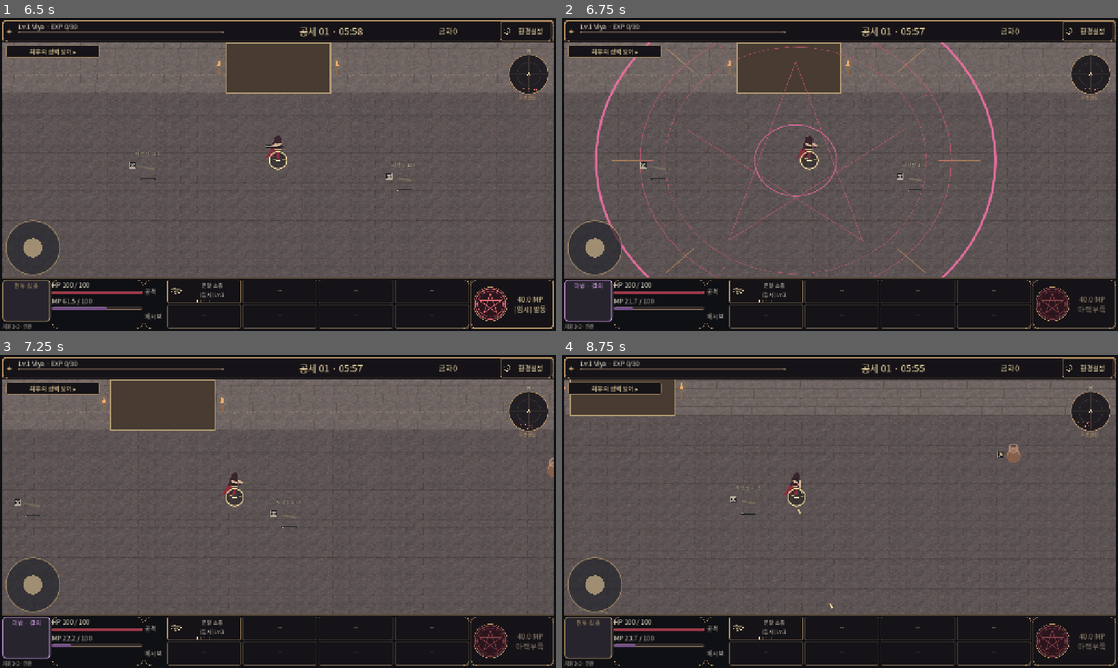
Above: before the commit, frames 1-4 (two rows, left to right).
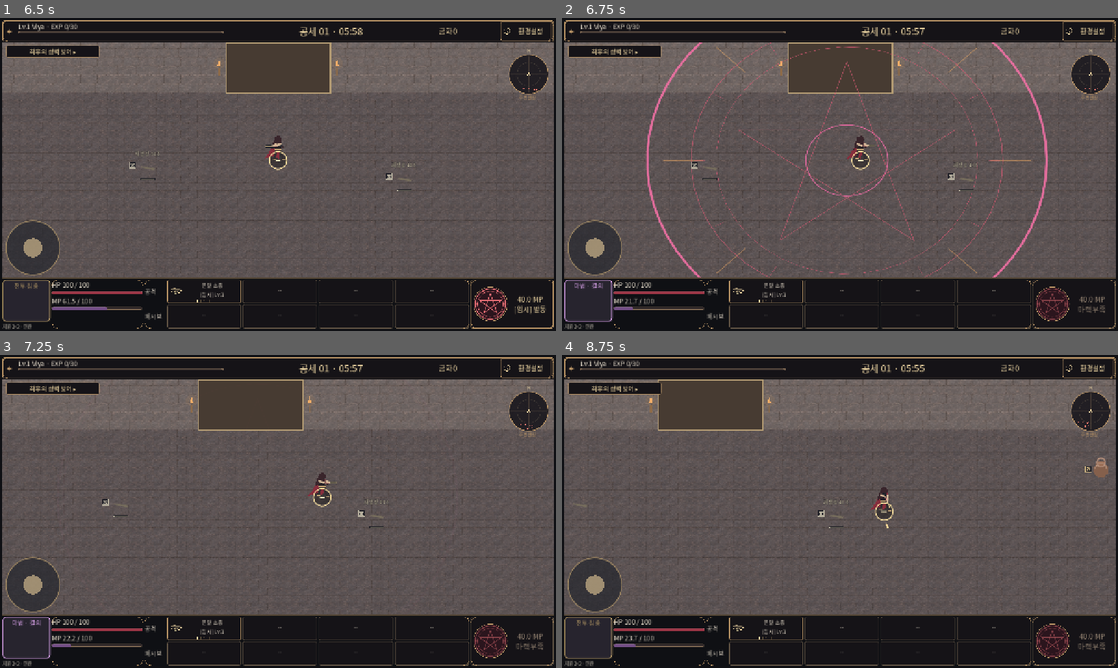
Above: after the commit, the same moments.

Repository: dldlfah/Viya
Game: Godot game, scene res://scenes/main.tscn
Same seed, same stepped clock (60 frames per second), same inputs: the game is played once before the commit and once after it.
Inputs (mouse positions are in pixels of both pictures, inside the frame that each line leads up to):
- Up to frame 1 (6.5 s): click "환경설정" at 0.5 s; click "출격" at 1.25 s; click "선택한 전장으로 출격" at 2 s; click "연발 소총 [임시] Lv.1" at 2.75 s; click "닫기 · 이전 화면으로" at 3.5 s; click "40.0 MP [임시] 발동" at 4.25 s; click "최후의 성벽 방어 ▸" at 5 s; click "닫기 · 전투로" at 5.75 s
- Up to frame 2 (6.75 s): tap Enter at 6.5 s; move the mouse to (962, 158) at 6.52 s; hold D from 6.53 s (still down); tap F at 6.6 s; click (962, 158) at 6.67 s
- Up to frame 3 (7.25 s): keep holding D
- Up to frame 4 (8.75 s): release D at 7.25 s; drag from (728, 527) to (812, 574) at 7.27 s; move the mouse to (895, 442) at 8.02 s; hold D from 8.03 s (still down); tap F at 8.1 s; click (895, 442) at 8.17 s

Frame 1 is identical in both runs. In frame 2, 7.9% of the frame differs, in the area x 0-100%, y 7-83%; in frame 3, 6.3%; in frame 4, 6.4%.

Commit message:
fix: replace forward camera lead with stable dead-zone tracking [skip ci]

Diff:
--- a/scripts/combat/battle_view.gd
+++ b/scripts/combat/battle_view.gd
@@ -33,7 +33,7 @@
 	return camera.guard_size(size)
 
 func advance_camera(delta: float, displacement: Vector2, active: bool) -> void:
-	camera.advance(simulation.run_id,displacement,delta,active)
+	camera.advance(simulation,size,displacement,delta,active)
 
 func world_to_screen(at: Vector2) -> Vector2:
 	return BattleProjection.world_to_screen(at,camera_center(),size) if high_angle else at-camera_center()+size*.5
--- a/scripts/combat/combat_camera.gd
+++ b/scripts/combat/combat_camera.gd
@@ -1,29 +1,58 @@
 extends RefCounted
-## Reconstructible presentation only. A fixed spawn envelope covers every lead
-## position, so smoothing history is never an unsaved gameplay/RNG input.
+## Presentation only: hold the view inside a central dead zone, never anticipate
+## movement or drift after release. The published spawn envelope stays unchanged.
 const Ground=preload("res://scripts/combat/battle_projection.gd")
-const LEAD_FRACTION := .08
+const DEADZONE_FRACTION := .06
+const MAX_OFFSET_FRACTION := .08
 const RESPONSE := 6.0
-var offset := Vector2.ZERO # Fraction of the projected viewport, bounded by8%.
+var offset := Vector2.ZERO # Normalized presentation lag, bounded per axis.
 var run_id: String = ""
+var _player := Vector2.ZERO
+var _viewport := Vector2.ZERO
+var _initialized:bool=false
 
 func reset(id: String="") -> void:
 	offset=Vector2.ZERO
 	run_id=id
+	_initialized=false
+	_viewport=Vector2.ZERO
 
-func advance(id: String, displacement: Vector2, delta: float, active: bool) -> void:
-	if id!=run_id:reset(id)
-	if not active or not is_finite(delta) or delta<=0:return
-	var direction:=Vector2(displacement.x,displacement.y*Ground.GROUND_Y)
-	var target:=direction.normalized()*LEAD_FRACTION if direction.length_squared()>.0001 else Vector2.ZERO
-	offset=offset.lerp(target,1.0-exp(-RESPONSE*minf(delta,.05)))
-	if offset.length_squared()<.00000001:offset=Vector2.ZERO
+func advance(state,viewport:Vector2,displacement:Vector2,delta:float,active:bool) -> void:
+	if state.run_id!=run_id or (_initialized and viewport!=_viewport):reset(state.run_id)
+	if not is_finite(delta) or delta<=0 or not displacement.is_finite() or not viewport.is_finite() or viewport.x<=0 or viewport.y<=0:return
+	var extent:Vector2=Ground.world_view_size(viewport)
+	if not _initialized:
+		if not active:return
+		_player=state.player-displacement
+		_viewport=viewport
+		_initialized=true
+	if (state.player-_player-displacement).length_squared()>.01:
+		# An unobserved teleport/restore is rebuilt neutrally, never swept across the map.
+		offset=Vector2.ZERO
+		_player=state.player
+		return
+	var previous:Vector2=_player+offset*extent
+	_player=state.player
+	if displacement.is_zero_approx():return
+	if not active:
+		# A final movement step may open a choice/pause. Remember it without
+		# introducing a recenter jump when explicit Continue resumes the run.
+		offset=((previous-state.player)/extent).clamp(-Vector2.ONE*MAX_OFFSET_FRACTION,Vector2.ONE*MAX_OFFSET_FRACTION)
+		return
+	var radius:Vector2=extent*DEADZONE_FRACTION
+	var target:Vector2=state.player-(state.player-previous).clamp(-radius,radius)
+	var motion:Vector2=(target-previous)*(1.0-exp(-RESPONSE*minf(delta,.05)))
+	for axis in range(2):
+		# Reversing or slowing down cannot keep panning in the old direction,
+		# or make the background move faster than the actual player displacement.
+		motion[axis]=clampf(motion[axis],-absf(displacement[axis]),absf(displacement[axis])) if motion[axis]*displacement[axis]>0 else 0.0
+	offset=((previous+motion-state.player)/extent).clamp(-Vector2.ONE*MAX_OFFSET_FRACTION,Vector2.ONE*MAX_OFFSET_FRACTION)
 
 static func guard_size(viewport: Vector2) -> Vector2:
-	return Ground.world_view_size(viewport)*(1.0+2.0*LEAD_FRACTION)
+	return Ground.world_view_size(viewport)*(1.0+2.0*MAX_OFFSET_FRACTION)
 
 func center(state, viewport: Vector2) -> Vector2:
 	var extent:=Ground.world_view_size(viewport)
-	var lead:Vector2=offset if state.run_id==run_id else Vector2.ZERO
-	var at:Vector2=state.player+lead*extent
+	var lag:Vector2=offset if state.run_id==run_id and _initialized and viewport==_viewport else Vector2.ZERO
+	var at:Vector2=state.player+lag*extent
 	return at if state.map_id=="legacy_arena" else state.map_space.camera_center(at,extent)
--- a/tests/test_camera_lead.gd
+++ b/tests/test_camera_lead.gd
@@ -8,36 +8,79 @@
 
 static func run(host,verify:Callable)->void:
 	var camera=Camera.new()
-	for frame in range(30):camera.advance("a",Vector2.RIGHT,.05,true)
-	verify.call(camera.offset.x>.075 and camera.offset.x<=.08 and camera.offset.y==0,"Camera settles near8percent forward without exceeding its envelope")
+	var probe=State.new()
+	probe.start(2600)
+	var viewport:=Vector2(1280,538)
+	camera.advance(probe,viewport,Vector2.ZERO,.05,true)
+	var initial:Vector2=camera.center(probe,viewport)
+	for frame in range(4):
+		probe.player+=Vector2(10,0)
+		camera.advance(probe,viewport,Vector2(10,0),.05,true)
+	verify.call(camera.center(probe,viewport).is_equal_approx(initial),"Small movement inside the central dead zone leaves the background fixed")
+	for frame in range(30):
+		probe.player+=Vector2(12,0)
+		camera.advance(probe,viewport,Vector2(12,0),.05,true)
+	verify.call(camera.offset.x<0 and camera.offset.x>=-.08 and camera.offset.y==0,"Long movement follows from behind without anticipatory camera lead")
 	var frozen:Vector2=camera.offset
-	camera.advance("a",Vector2.LEFT,1,false)
-	verify.call(camera.offset==frozen,"Inactive combat freezes camera smoothing")
-	camera.advance("a",Vector2.LEFT,.05,true)
-	verify.call(camera.offset.x>0 and camera.offset.x<frozen.x,"Reversal crosses through center smoothly instead of snapping")
-	for frame in range(40):camera.advance("a",Vector2.ZERO,.05,true)
-	verify.call(camera.offset==Vector2.ZERO,"Releasing movement returns the running camera to center")
-	camera.advance("a",Vector2.RIGHT,.05,true)
-	camera.advance("b",Vector2.ZERO,.05,false)
-	verify.call(camera.offset==Vector2.ZERO and camera.run_id=="b","New run discards the previous presentation offset even while paused")
-	camera.advance("b",Vector2.RIGHT,NAN,true)
+	camera.advance(probe,viewport,Vector2.ZERO,1,false)
+	verify.call(camera.offset==frozen,"Inactive combat freezes the stable camera")
+	var stopped_at:Vector2=camera.center(probe,viewport)
+	probe.player-=Vector2(12,0)
+	camera.advance(probe,viewport,Vector2(-12,0),.05,true)
+	verify.call(camera.center(probe,viewport).is_equal_approx(stopped_at),"Direction reversal does not keep panning in the old direction")
+	frozen=camera.offset
+	for frame in range(40):camera.advance(probe,viewport,Vector2.ZERO,.05,true)
+	verify.call(camera.offset==frozen and camera.center(probe,viewport).is_equal_approx(stopped_at),"Releasing movement leaves no return-to-center drift")
+	probe.start(2602)
+	camera.advance(probe,viewport,Vector2.ZERO,.05,false)
+	verify.call(camera.offset==Vector2.ZERO and camera.run_id==probe.run_id,"New run discards old presentation history even while paused")
+	camera.advance(probe,viewport,Vector2.RIGHT,NAN,true)
 	verify.call(camera.offset==Vector2.ZERO,"Invalid timing cannot corrupt camera state")
+	for dt in [1.0/60.0,.05]:
+		probe.start(2603)
+		camera.reset(probe.run_id)
+		camera.advance(probe,viewport,Vector2.ZERO,dt,true)
+		var bounded:=true
+		for frame in range(140):
+			var direction:Vector2=Vector2.RIGHT if frame<40 else (Vector2.LEFT if frame<80 else (Vector2.ZERO if frame<100 else Vector2.DOWN))
+			var displacement:Vector2=direction*235*dt
+			var previous:Vector2=camera.center(probe,viewport)
+			probe.player+=displacement
+			camera.advance(probe,viewport,displacement,dt,true)
+			var motion:Vector2=camera.center(probe,viewport)-previous
+			bounded=bounded and absf(motion.x)<=absf(displacement.x)+.001 and absf(motion.y)<=absf(displacement.y)+.001 and motion.dot(displacement)>=-.001 and absf(camera.offset.x)<=.080001 and absf(camera.offset.y)<=.080001
+		verify.call(bounded,"Camera never moves faster than the actual player or outside the published envelope at dt="+str(dt))
+		var stable:Vector2=camera.center(probe,viewport)
+		for frame in range(30):camera.advance(probe,viewport,Vector2.ZERO,dt,true)
+		verify.call(camera.center(probe,viewport).is_equal_approx(stable),"Stopping after vertical movement freezes the exact displayed center at dt="+str(dt))
+	verify.call(Camera.guard_size(viewport)==Ground.world_view_size(viewport)*1.16,"Published1.16spawn extent is unchanged by comfort tracking")
+	probe.start(2604)
+	camera.reset(probe.run_id)
+	camera.advance(probe,viewport,Vector2.ZERO,.05,true)
+	var held:Vector2=camera.center(probe,viewport)
+	probe.player+=Vector2(10,0)
+	camera.advance(probe,viewport,Vector2(10,0),.05,false)
+	camera.advance(probe,viewport,Vector2.ZERO,.05,true)
+	verify.call(camera.center(probe,viewport).is_equal_approx(held),"A final movement step opening a choice/pause does not cause a recenter jump on Continue")
 	for map_id in ["legacy_arena","prologue_wall","outskirts_trial","gold_slime"]:
 		var state=State.new()
 		var started:bool=state.start(2601,"viya",null,map_id,"weapons_v1",{},"gold_slime" if map_id=="gold_slime" else "campaign",2601 if map_id=="gold_slime" else -1)
-		for viewport in [Vector2(1280,538),Vector2(960,403),Vector2(797,266),Vector2(1544,520)]:
-			state.spawn_view_size=Camera.guard_size(viewport)
+		for tested_viewport in [Vector2(1280,538),Vector2(960,403),Vector2(797,266),Vector2(1544,520)]:
+			state.spawn_view_size=Camera.guard_size(tested_viewport)
 			var covered:bool=started and state.map_id==map_id
 			for point in [Vector2(31,31),state.world_size-Vector2.ONE*31,state.world_size*.5,Vector2(31,state.world_size.y*.5),Vector2(state.world_size.x*.5,31)]:
 				state.player=point
+				camera.reset(state.run_id)
+				camera.advance(state,tested_viewport,Vector2.ZERO,.05,true)
 				for index in range(8):
 					camera.run_id=state.run_id
-					camera.offset=Vector2.from_angle(index*TAU/8)*Camera.LEAD_FRACTION
-					var center:Vector2=camera.center(state,viewport)
-					var visible:=Ground.visible_world(center,viewport)
+					var direction:Vector2=Vector2.from_angle(index*TAU/8)
+					camera.offset=Vector2(signf(direction.x) if absf(direction.x)>.01 else 0,signf(direction.y) if absf(direction.y)>.01 else 0)*Camera.MAX_OFFSET_FRACTION
+					var center:Vector2=camera.center(state,tested_viewport)
+					var visible:=Ground.visible_world(center,tested_viewport)
 					covered=covered and state.visible_world().grow(.01).encloses(visible)
 					if map_id!="legacy_arena":covered=covered and state.map_space.camera_bounds.grow(.01).encloses(visible)
-			verify.call(covered,"Fixed spawn envelope covers every8direction lead and clamped map edge: "+map_id+str(viewport))
+			verify.call(covered,"Fixed spawn envelope covers all axis/corner offsets and clamped map edge: "+map_id+str(tested_viewport))
 	var ui=load("res://scenes/main.tscn").instantiate()
 	var folder:="user://camera-"+Crypto.new().generate_random_bytes(8).hex_encode()
 	DirAccess.make_dir_recursive_absolute(folder)
@@ -54,12 +97,12 @@
 	state._scatter_clock=999
 	ui.movement.axis=Vector2.RIGHT
 	for frame in range(20):ui._physics_process(.05)
-	verify.call(ui.view.camera.offset.x>.075 and ui.view.world_to_screen(state.player).x<ui.view.size.x*.44,"Actual mobile physics connects real displacement to forward ground view")
+	verify.call(ui.view.camera.offset.x<0 and ui.view.world_to_screen(state.player).x>ui.view.size.x*.5 and ui.view.world_to_screen(state.player).x<=ui.view.size.x*.581,"Actual mobile physics uses the stable dead zone instead of forward camera lead")
 	var point:Vector2=state.player+Vector2(0,460)
 	var edge:Vector2=ui.view.world_to_screen(point)-ui.view.world_to_screen(state.player)
-	verify.call(ui.view.screen_to_world(ui.view.world_to_screen(point)).is_equal_approx(point) and is_equal_approx(edge.y,460*Ground.GROUND_Y),"Lead preserves inverse mapping and the actual460ultimate ellipse")
+	verify.call(ui.view.screen_to_world(ui.view.world_to_screen(point)).is_equal_approx(point) and is_equal_approx(edge.y,460*Ground.GROUND_Y),"Stable tracking preserves inverse mapping and the actual460ultimate ellipse")
 	var saved:Dictionary=Snapshot.capture(state)
-	ui.view.advance_camera(.05,Vector2.LEFT,true)
+	ui.view.advance_camera(.05,Vector2.ZERO,true)
 	ui.view.queue_redraw()
 	await host.get_tree().process_frame
 	verify.call(saved==Snapshot.capture(state),"Camera motion/rendering writes no authoritative field or7RNG")
@@ -68,7 +111,7 @@
 	state.add_enemy(Vector2(visible.end.x+10,state.player.y),"normal","fast",1)
 	state.add_enemy(state.player,"normal","heavy",2)
 	var warnings:Array=Approaches.build(state,visible)
-	verify.call(warnings.size()==1 and warnings[0].count==1 and warnings[0].at.x>visible.end.x,"Approach cues follow actual shifted viewport rather than the larger spawn envelope")
+	verify.call(warnings.size()==1 and warnings[0].count==1 and warnings[0].at.x>visible.end.x,"Approach cues follow actual stable viewport rather than the larger spawn envelope")
 	state.enemies.clear()
 	state._scatter_index=0
 	ui._open_mission(state.navigation_ticket,ui._menu_revision)
@@ -78,7 +121,7 @@
 	verify.call(ui._mission_open and ui.view.camera.offset==frozen and saved==Snapshot.capture(state),"Mission freezes camera/combat together without losing the offset")
 	ui._handle_mobile_back()
 	ui._physics_process(.05)
-	verify.call(ui.view.camera.offset.length()<frozen.length(),"After mission return, released movement eases back instead of retaining input")
+	verify.call(ui.view.camera.offset==frozen,"Mission return with released movement keeps the exact stable view")
 	state.grant_xp(state.growth.threshold())
 	ui._sync_phase_ui()
 	frozen=ui.view.camera.offset
@@ -89,8 +132,9 @@
 	state.player=Vector2(31,1700)
 	ui.movement.axis=Vector2.LEFT
 	ui._physics_process(.05)
+	var blocked_center:Vector2=ui.view.camera_center()
 	for frame in range(40):ui._physics_process(.05)
-	verify.call(ui.view.camera.offset==Vector2.ZERO,"Blocked movement cannot hold a false forward camera offset")
+	verify.call(ui.view.camera_center()==blocked_center,"Blocked movement cannot make the background drift")
 	ui.view.camera.offset=Vector2(.05,0)
 	ui.root_ui.size=Vector2(853,384)
 	ui._apply_layout()
@@ -99,7 +143,7 @@
 	var restored=State.new()
 	var loaded:bool=Snapshot.restore(current,restored)
 	if loaded:restored.set_paused(false)
-	verify.call(Snapshot.VERSION==18 and loaded and Campaign.comparable(restored)==Campaign.comparable(state),"Lead remains cosmetic while current v18 restores gameplay exactly")
+	verify.call(Snapshot.VERSION==18 and loaded and Campaign.comparable(restored)==Campaign.comparable(state),"Stable camera remains cosmetic while current v18 restores gameplay exactly")
 	ui.queue_free()
 	await host.get_tree().process_frame
 	for file in ["battle.save","gold.cfg","settings.cfg"]:DirAccess.remove_absolute(folder.path_join(file))
